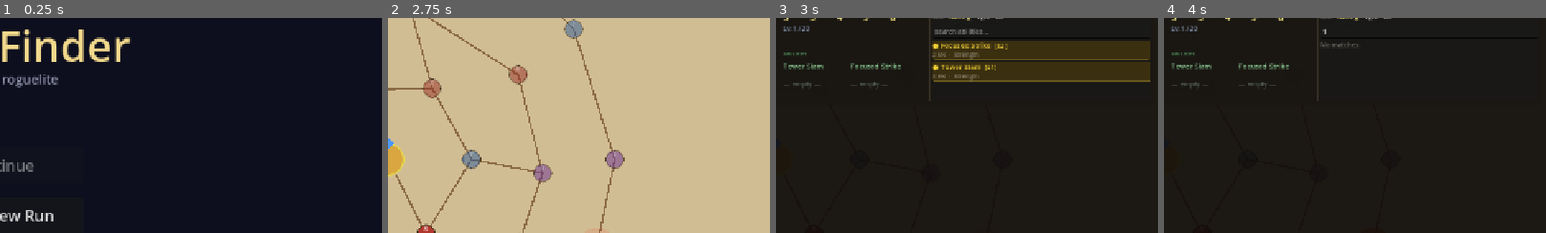
Above: before the commit, frames 1-4 (left to right).
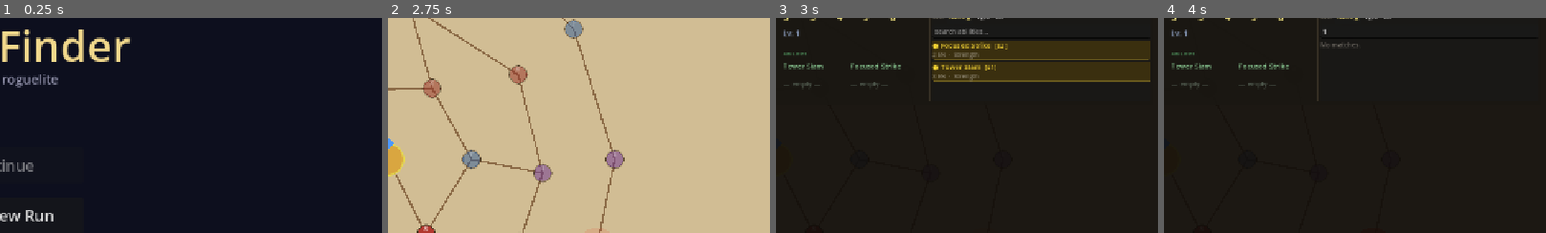
Above: after the commit, the same moments.

Repository: caleb-the-dev/RogueFinder
Game: Godot game, scene res://main.tscn
Same seed, same stepped clock (60 frames per second), same inputs: the game is played once before the commit and once after it. The engine's default icon, where the game draws it, is replaced by a stand-in: a white triangle on a blue panel in a dark square.
Inputs (mouse positions are % of the whole screen's width and height, from its top left):
- Up to frame 1 (0.25 s): no input
- Up to frame 2 (2.75 s): click "Start New Run" at 0.5 s; click (30, 14) at 1.27 s; type "Alex" at 1.35 s; click "Begin Run" at 2 s
- Up to frame 3 (3 s): click "Party" at 2.75 s
- Up to frame 4 (4 s): click (15, 16) at 3.52 s; type "12" at 3.6 s; click (85, 20) at 3.75 s; type "12" at 3.83 s
The pictures show only the part of the screen within x 50-100%, y 17-67%; the shares and areas given below are measured in that part.

Frames 1-2 are identical in both runs. In frame 3, 0.2% of the frame differs, in the area x 2-9%, y 3-9%; in frame 4, 0.2%.

Commit message:
fix(ui): level display polish + horizontal pick cards + force-levelup bug
PartySheet:
- Lv. label: moved down (tr_y+42), larger font (13), removed /20 suffix
- Level Up button: larger (font 11, 152px wide), rainbow modulate tween,
  scale pulse (1.0↔1.07 sinusoidal)
- Level-up overlay: replaced vertical button list with horizontal 3-card
  layout matching EndCombatScreen reward style; _build_pick_card() helper
  shared by both ability and feat phases so style stays in sync; panel
  widened to 860px; title/subtitle match VICTORY screen typography

Bug fixes:
- Force Level-Up debug (combat + map) now also increments pc.level so
  the card correctly shows Lv. 2 after completing the overlay picks

Co-Authored-By: Claude Sonnet 4.6 <noreply@anthropic.com>

Diff:
--- a/rogue-finder/scripts/combat/CombatManager3D.gd
+++ b/rogue-finder/scripts/combat/CombatManager3D.gd
@@ -1433,6 +1433,7 @@
 func _dbg_force_levelup() -> void:
 	for pc: CombatantData in GameState.party:
 		if not pc.is_dead:
+			pc.level = mini(pc.level + 1, 20)
 			pc.pending_level_ups += 1
 	GameState.save()
 	_debug_menu.visible = false
--- a/rogue-finder/scripts/map/MapManager.gd
+++ b/rogue-finder/scripts/map/MapManager.gd
@@ -1149,6 +1149,7 @@
 	force_lvl_btn.pressed.connect(func() -> void:
 		for pc: CombatantData in GameState.party:
 			if not pc.is_dead:
+				pc.level = mini(pc.level + 1, 20)
 				pc.pending_level_ups += 1
 		GameState.save()
 		_refresh_party_btn()
--- a/rogue-finder/scripts/party/PartySheet.gd
+++ b/rogue-finder/scripts/party/PartySheet.gd
@@ -606,11 +606,11 @@
 		parent.add_child(val)
 
 	# Level row — bottom of TR quadrant, below base attributes
-	var lv_tr_y: float = tr_y + 36.0
+	var lv_tr_y: float = tr_y + 42.0
 	var lv_tr_lbl := Label.new()
-	lv_tr_lbl.text = "Lv. %d / 20" % member.level
+	lv_tr_lbl.text = "Lv. %d" % member.level
 	lv_tr_lbl.position = Vector2(tr_x, lv_tr_y)
-	lv_tr_lbl.add_theme_font_size_override("font_size", 10)
+	lv_tr_lbl.add_theme_font_size_override("font_size", 13)
 	lv_tr_lbl.add_theme_color_override("font_color",
 		Color(0.55, 0.62, 0.75).lerp(Color(0.35, 0.35, 0.35), 0.5 if is_dead else 0.0))
 	parent.add_child(lv_tr_lbl)
@@ -618,13 +618,24 @@
 	if member.pending_level_ups > 0 and not is_dead:
 		var lvlup_btn := Button.new()
 		lvlup_btn.text = "Level Up! (%d)" % member.pending_level_ups
-		lvlup_btn.position = Vector2(tr_x + 72.0, lv_tr_y - 2.0)
-		lvlup_btn.custom_minimum_size = Vector2(140.0, 17.0)
-		lvlup_btn.add_theme_font_size_override("font_size", 10)
-		lvlup_btn.modulate = Color(1.0, 0.9, 0.3)
+		lvlup_btn.position = Vector2(tr_x + 56.0, lv_tr_y - 1.0)
+		lvlup_btn.custom_minimum_size = Vector2(152.0, 20.0)
+		lvlup_btn.add_theme_font_size_override("font_size", 11)
+		lvlup_btn.pivot_offset = Vector2(76.0, 10.0)
 		var pc_cap: CombatantData = member
 		lvlup_btn.pressed.connect(func(): _start_level_up(pc_cap))
 		parent.add_child(lvlup_btn)
+		# Rainbow color cycle
+		var rainbow := lvlup_btn.create_tween().set_loops()
+		for rc: Color in [
+			Color(1.0, 0.0, 0.0), Color(1.0, 0.5, 0.0), Color(1.0, 1.0, 0.0),
+			Color(0.0, 1.0, 0.0), Color(0.0, 0.5, 1.0), Color(0.6, 0.0, 1.0),
+		]:
+			rainbow.tween_property(lvlup_btn, "modulate", rc, 0.32)
+		# Scale pulse
+		var pulse := lvlup_btn.create_tween().set_loops()
+		pulse.tween_property(lvlup_btn, "scale", Vector2(1.07, 1.07), 0.55).set_trans(Tween.TRANS_SINE)
+		pulse.tween_property(lvlup_btn, "scale", Vector2(1.0, 1.0), 0.55).set_trans(Tween.TRANS_SINE)
 
 	# === BOTTOM LEFT: Equipment 2×2 ===
 	var bl_x: float = x + 8.0
@@ -1392,6 +1403,8 @@
 	})
 
 ## --- Level-Up Overlay (CanvasLayer layer 25) ---
+## Card style mirrors EndCombatScreen's reward cards — both show 3 horizontal
+## clickable cards so the two flows stay visually consistent.
 
 func _start_level_up(pc: CombatantData) -> void:
 	var pc_index: int = GameState.party.find(pc)
@@ -1413,20 +1426,20 @@
 	overlay.add_child(center)
 
 	var panel := PanelContainer.new()
-	panel.custom_minimum_size = Vector2(520.0, 0.0)
+	panel.custom_minimum_size = Vector2(860.0, 0.0)
 	var pstyle := StyleBoxFlat.new()
-	pstyle.bg_color = Color(0.07, 0.06, 0.10, 0.97)
+	pstyle.bg_color = Color(0.05, 0.04, 0.07, 0.97)
 	pstyle.border_width_left = 2; pstyle.border_width_right = 2
 	pstyle.border_width_top = 2; pstyle.border_width_bottom = 2
 	pstyle.border_color = Color(0.55, 0.44, 0.80, 0.90)
 	pstyle.set_corner_radius_all(6)
-	pstyle.content_margin_left = 20; pstyle.content_margin_right = 20
-	pstyle.content_margin_top = 16; pstyle.content_margin_bottom = 20
+	pstyle.content_margin_left = 24; pstyle.content_margin_right = 24
+	pstyle.content_margin_top = 20; pstyle.content_margin_bottom = 24
 	panel.add_theme_stylebox_override("panel", pstyle)
 	center.add_child(panel)
 
 	var content := VBoxContainer.new()
-	content.add_theme_constant_override("separation", 10)
+	content.add_theme_constant_override("separation", 14)
 	panel.add_child(content)
 
 	_fill_ability_phase(content, overlay, pc, pc_index)
@@ -1442,32 +1455,37 @@
 		return
 
 	var title := Label.new()
-	title.text = "Level Up!  —  %s\nChoose an Ability" % pc.character_name
+	title.text = "Level Up!  —  %s" % pc.character_name
 	title.horizontal_alignment = HORIZONTAL_ALIGNMENT_CENTER
-	title.add_theme_font_size_override("font_size", 18)
-	title.add_theme_color_override("font_color", Color(1.0, 0.9, 0.3))
+	title.add_theme_font_size_override("font_size", 26)
+	title.add_theme_color_override("font_color", Color(1.0, 0.84, 0.0))
 	content.add_child(title)
 
-	content.add_child(HSeparator.new())
+	var sub := Label.new()
+	sub.text = "Choose an Ability"
+	sub.horizontal_alignment = HORIZONTAL_ALIGNMENT_CENTER
+	sub.add_theme_font_size_override("font_size", 16)
+	sub.add_theme_color_override("font_color", Color(0.85, 0.85, 0.85))
+	content.add_child(sub)
+
+	var hbox := HBoxContainer.new()
+	hbox.add_theme_constant_override("separation", 24)
+	hbox.alignment = BoxContainer.ALIGNMENT_CENTER
+	content.add_child(hbox)
 
 	for ab_id: String in candidates:
 		var ab: AbilityData = AbilityLibrary.get_ability(ab_id)
-		var btn := Button.new()
-		btn.text = "%s  [%d EN · %s]\n%s" % [
-			ab.ability_name, ab.energy_cost, _attr_name(ab.attribute), ab.description
-		]
-		btn.custom_minimum_size = Vector2(480.0, 56.0)
-		btn.alignment = HORIZONTAL_ALIGNMENT_LEFT
-		btn.add_theme_font_size_override("font_size", 13)
-		btn.autowrap_mode = TextServer.AUTOWRAP_WORD_SMART
-		var chosen_id: String = ab_id
 		var ct: VBoxContainer = content; var ov: CanvasLayer = overlay
 		var pc_ref: CombatantData = pc; var idx: int = pc_index
-		btn.pressed.connect(func():
-			pc_ref.ability_pool.append(chosen_id)
-			_fill_feat_phase(ct, ov, pc_ref, idx)
-		)
-		content.add_child(btn)
+		var chosen_id: String = ab_id
+		hbox.add_child(_build_pick_card(
+			ab.ability_name,
+			"%d EN  ·  %s" % [ab.energy_cost, _attr_name(ab.attribute)],
+			ab.description,
+			func():
+				pc_ref.ability_pool.append(chosen_id)
+				_fill_feat_phase(ct, ov, pc_ref, idx)
+		))
 
 func _fill_feat_phase(content: VBoxContainer, overlay: CanvasLayer,
 		pc: CombatantData, pc_index: int) -> void:
@@ -1480,29 +1498,100 @@
 		return
 
 	var title := Label.new()
-	title.text = "Level Up!  —  %s\nChoose a Feat" % pc.character_name
+	title.text = "Level Up!  —  %s" % pc.character_name
 	title.horizontal_alignment = HORIZONTAL_ALIGNMENT_CENTER
-	title.add_theme_font_size_override("font_size", 18)
-	title.add_theme_color_override("font_color", Color(1.0, 0.9, 0.3))
+	title.add_theme_font_size_override("font_size", 26)
+	title.add_theme_color_override("font_color", Color(1.0, 0.84, 0.0))
 	content.add_child(title)
 
-	content.add_child(HSeparator.new())
+	var sub := Label.new()
+	sub.text = "Choose a Feat"
+	sub.horizontal_alignment = HORIZONTAL_ALIGNMENT_CENTER
+	sub.add_theme_font_size_override("font_size", 16)
+	sub.add_theme_color_override("font_color", Color(0.85, 0.85, 0.85))
+	content.add_child(sub)
+
+	var hbox := HBoxContainer.new()
+	hbox.add_theme_constant_override("separation", 24)
+	hbox.alignment = BoxContainer.ALIGNMENT_CENTER
+	content.add_child(hbox)
 
 	for feat_id: String in candidates:
 		var feat: FeatData = FeatLibrary.get_feat(feat_id)
-		var btn := Button.new()
-		btn.text = "%s\n%s" % [feat.name, feat.description]
-		btn.custom_minimum_size = Vector2(480.0, 56.0)
-		btn.alignment = HORIZONTAL_ALIGNMENT_LEFT
-		btn.add_theme_font_size_override("font_size", 13)
-		btn.autowrap_mode = TextServer.AUTOWRAP_WORD_SMART
 		var chosen_id: String = feat_id; var ov: CanvasLayer = overlay
 		var pc_ref: CombatantData = pc; var idx: int = pc_index
-		btn.pressed.connect(func():
-			GameState.grant_feat(idx, chosen_id)
-			_finish_level_up(ov, pc_ref)
-		)
-		content.add_child(btn)
+		hbox.add_child(_build_pick_card(
+			feat.name,
+			"",
+			feat.description,
+			func():
+				GameState.grant_feat(idx, chosen_id)
+				_finish_level_up(ov, pc_ref)
+		))
+
+## Builds one clickable pick card for the level-up overlay.
+## Style mirrors EndCombatScreen reward cards — update both together.
+func _build_pick_card(title: String, subtitle: String, desc: String,
+		on_pick: Callable) -> PanelContainer:
+	var card := PanelContainer.new()
+	card.custom_minimum_size = Vector2(240.0, 130.0)
+	card.size_flags_horizontal = Control.SIZE_EXPAND_FILL
+
+	var sbox := StyleBoxFlat.new()
+	sbox.bg_color = Color(0.10, 0.09, 0.07, 0.92)
+	sbox.border_width_left = 2; sbox.border_width_right = 2
+	sbox.border_width_top = 2; sbox.border_width_bottom = 2
+	sbox.border_color = Color(0.36, 0.30, 0.20, 0.80)
+	sbox.set_corner_radius_all(5)
+	sbox.content_margin_left = 14; sbox.content_margin_right = 14
+	sbox.content_margin_top = 14; sbox.content_margin_bottom = 14
+	card.add_theme_stylebox_override("panel", sbox)
+
+	var hover_sbox := sbox.duplicate() as StyleBoxFlat
+	hover_sbox.bg_color = Color(0.18, 0.16, 0.11, 0.98)
+	hover_sbox.border_color = Color(0.65, 0.52, 0.22, 0.90)
+
+	card.mouse_filter = Control.MOUSE_FILTER_STOP
+	card.gui_input.connect(func(ev: InputEvent) -> void:
+		if ev is InputEventMouseButton \
+				and ev.button_index == MOUSE_BUTTON_LEFT and ev.pressed:
+			on_pick.call()
+	)
+	card.mouse_entered.connect(func(): card.add_theme_stylebox_override("panel", hover_sbox))
+	card.mouse_exited.connect(func(): card.add_theme_stylebox_override("panel", sbox))
+
+	var vbox := VBoxContainer.new()
+	vbox.add_theme_constant_override("separation", 6)
+	vbox.mouse_filter = Control.MOUSE_FILTER_IGNORE
+	card.add_child(vbox)
+
+	var name_lbl := Label.new()
+	name_lbl.text = title
+	name_lbl.add_theme_font_size_override("font_size", 17)
+	name_lbl.add_theme_color_override("font_color", Color(0.96, 0.92, 0.78))
+	name_lbl.horizontal_alignment = HORIZONTAL_ALIGNMENT_CENTER
+	name_lbl.mouse_filter = Control.MOUSE_FILTER_IGNORE
+	vbox.add_child(name_lbl)
+
+	if subtitle != "":
+		var sub_lbl := Label.new()
+		sub_lbl.text = subtitle
+		sub_lbl.add_theme_font_size_override("font_size", 12)
+		sub_lbl.add_theme_color_override("font_color", Color(0.60, 0.58, 0.48))
+		sub_lbl.horizontal_alignment = HORIZONTAL_ALIGNMENT_CENTER
+		sub_lbl.mouse_filter = Control.MOUSE_FILTER_IGNORE
+		vbox.add_child(sub_lbl)
+
+	var desc_lbl := Label.new()
+	desc_lbl.text = desc
+	desc_lbl.add_theme_font_size_override("font_size", 13)
+	desc_lbl.add_theme_color_override("font_color", Color(0.80, 0.78, 0.72))
+	desc_lbl.horizontal_alignment = HORIZONTAL_ALIGNMENT_CENTER
+	desc_lbl.autowrap_mode = TextServer.AUTOWRAP_WORD_SMART
+	desc_lbl.mouse_filter = Control.MOUSE_FILTER_IGNORE
+	vbox.add_child(desc_lbl)
+
+	return card
 
 func _finish_level_up(overlay: CanvasLayer, pc: CombatantData) -> void:
 	pc.pending_level_ups -= 1
